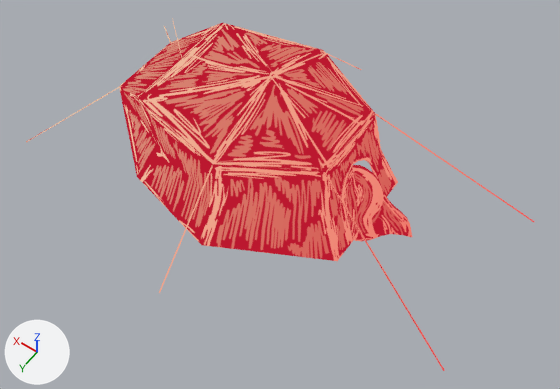
The glTF model public/models/BaseCamp/2024/tent1_2024.glb, before and after one commit.
Both versions are drawn from a 50 mm camera at (-7.95, 10.31, 15.27) aimed at (-1.26, 0.95, 0.56). Lighting does not change. The marker at lower left points along +X, +Y and +Z.

Objects in the first picture: 'tent1_1953'.
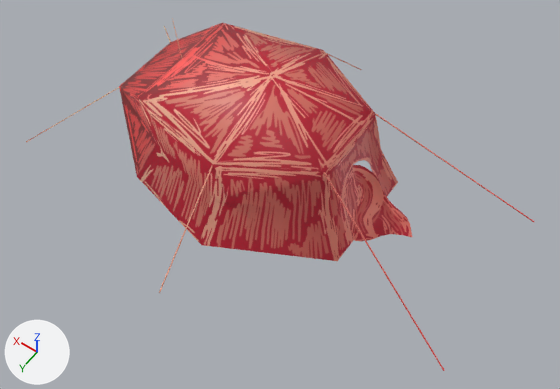
Commit message: fix main tent 2024

Edits to the bpy script that builds the scene:
```text
Add img_tent1_2024_2_01_01_01_01:
    img_tent1_2024_2_01_01_01_01 = load_image('tent1_2024_2-01-01-01-01', '_unpacked/tent1_2024_2-01-01-01-01', 2048, 2048, 'sRGB')
Change mat_material_033:
    remove # nodes: BsdfTransparent, Emission, LightPath, MixShader, OutputMaterial, TexImage
    remove # uses the picture img_tent1_2024
    nodes: BsdfPrincipled, OutputMaterial, TexImage
    uses the picture img_tent1_2024_2_01_01_01_01
```

What differs and where, as boxes (x1, y1, x2, y2) in the pictures (560 x 389 px):
'tent1_1953', surface changed (red to brown)
    both: (26, 22, 535, 371)
